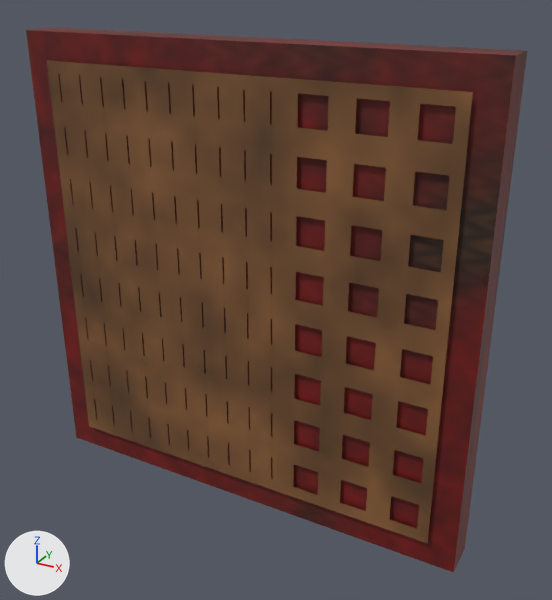
What one commit did to the Blender file blender_src/kit/window.blend.
One viewpoint serves both versions: a camera (50 mm lens) standing at (0.946, -1.565, 2.275) and looking at (0.07, 0.028, 1.479). Every picture has the same lights, and +X, +Y and +Z are marked at lower left. The older version comes first. Objects named as collision shapes, trigger or cutter boxes, shadow casters or lower levels of detail are left out.

In view in the first picture: 'Frame', 'Lattice'.
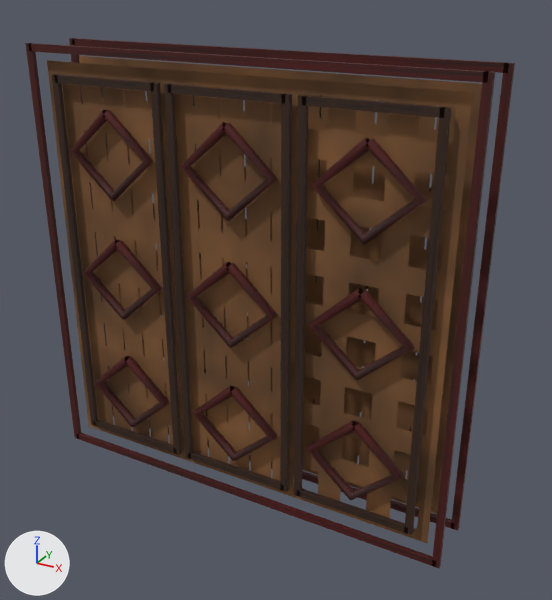
Patch to the scene script:
```diff
--- a/blender_src/kit/window.blend.py
+++ b/blender_src/kit/window.blend.py
@@ img_t_wood_dark @@
+img_t_wood_dark = load_image('t_wood_dark', '_unpacked/t_wood_dark', 512, 512, 'sRGB')
@@ mat_warmwood @@
+mat_warmwood = bpy.data.materials.new('WarmWood')
+# colours: beige #d1ba9e
+# uses the picture img_t_wood_dark
@@ mat_burntlacquer @@
+mat_burntlacquer = bpy.data.materials.new('BurntLacquer')
+# colours: beige #b6a493
+# uses the picture img_t_wood_red
@@ me_art_warmwood @@
+me_art_warmwood.from_pydata(...)  # 576 vertices, 288 faces; spans x -0.515..0.515, y -0.085..0.085, z 0.98..2.02
+me_art_warmwood.materials.append(mat_warmwood)
@@ me_art_burntlacquer @@
+me_art_burntlacquer.from_pydata(...)  # 822 vertices, 960 faces; spans x -0.591..0.591, y -0.09..0.09, z 0.909..2.092
+me_art_burntlacquer.materials.append(mat_burntlacquer)
@@ ob_frame @@
-ob_frame = bpy.data.objects.new('Frame', me_frame)
+ob_frame = bpy.data.objects.new('Frame', None)
 ob_frame.parent = ob_window
@@ ob_art_warmwood @@
+ob_art_warmwood = bpy.data.objects.new('Art_WarmWood', me_art_warmwood)
+ob_art_warmwood.parent = ob_window
+ob_art_warmwood.location = (0.0, 0.0, 0.0)
@@ ob_art_burntlacquer @@
+ob_art_burntlacquer = bpy.data.objects.new('Art_BurntLacquer', me_art_burntlacquer)
+ob_art_burntlacquer.parent = ob_window
+ob_art_burntlacquer.location = (0.0, 0.0, 0.0)
```

Changed parts and their boxes (x1, y1, x2, y2) in the pictures (552 x 600 px):
'Frame', no longer drawn (red): before (26, 27, 527, 573)
'Art_BurntLacquer', added (brown): after (25, 38, 515, 568)
'Art_WarmWood', added: after (52, 74, 451, 535)
'LatticeB', unchanged, uncovered by the edit: after (79, 56, 482, 514)
